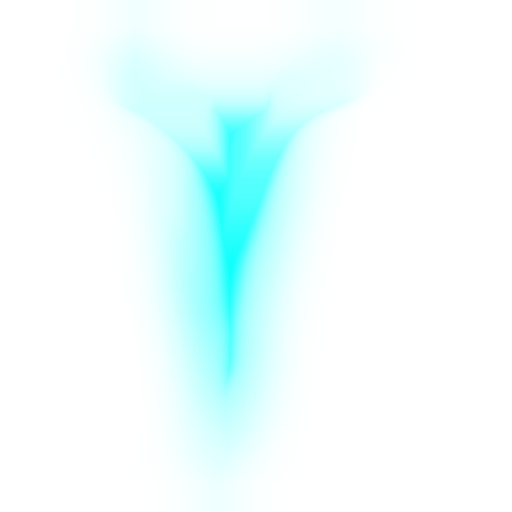
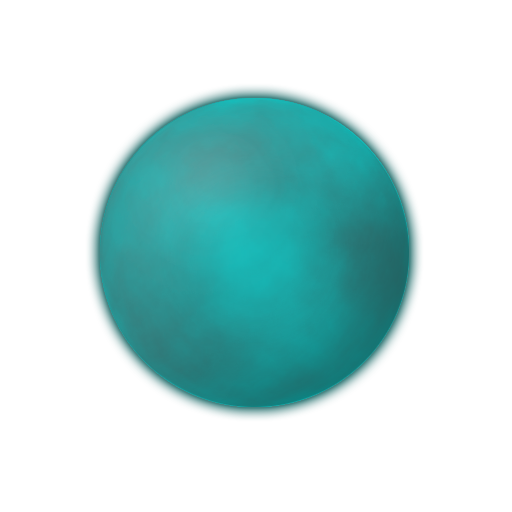
Layer changes from the first 512x512 image to the second:
added layer "Layer 4" above "Layer 2" over [100, 98, 409, 407]
hid "Layer 1" over [71, 0, 420, 512]
